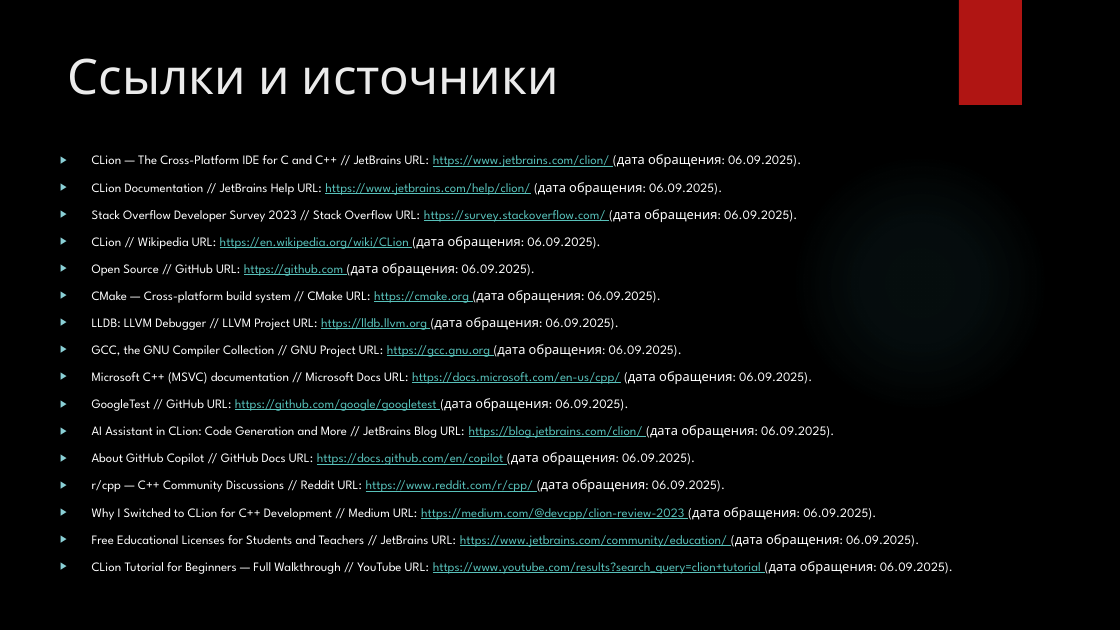
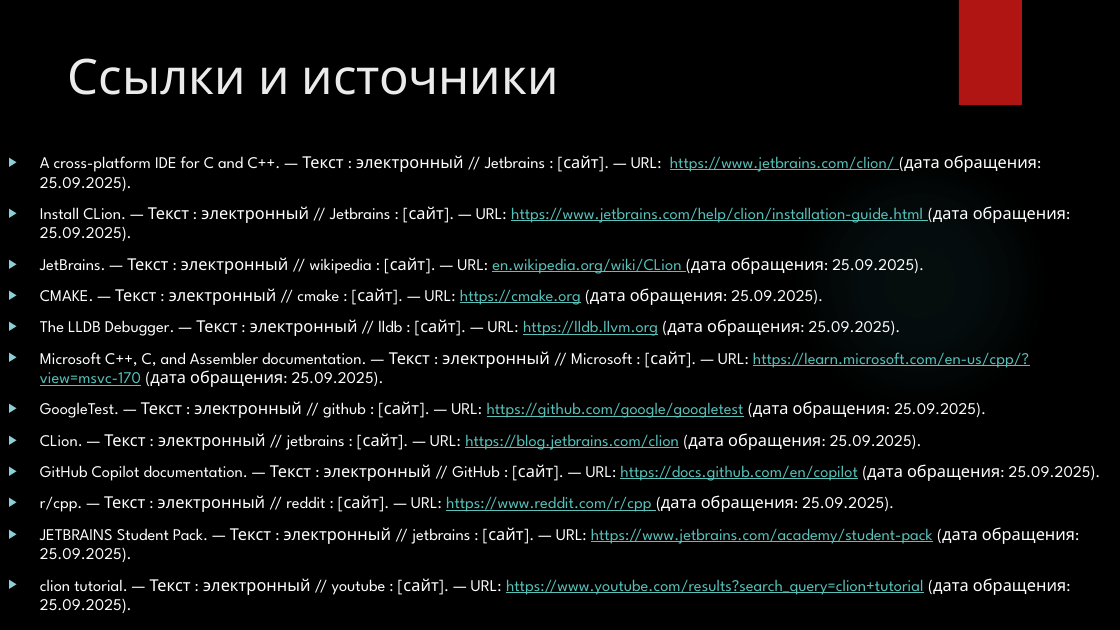
Before and after one commit to huksleva/practice-2, a slide deck: slide 13 of ИСР 1/ИСР 1.pptx. Drawn at 1120x630 pixels with LibreOffice and Linux fonts; fonts in the diff are those of the drawing; background and template pictures are left out. Boxes give left, top, right and bottom in pixels: in the first picture for what was removed or moved away, otherwise in the second. Text is boxed around its words. In the diff, an @@ line names an element or a change of style, - is before the commit and + after.

```diff
--- a/ИСР 1/ИСР 1.pptx
+++ b/ИСР 1/ИСР 1.pptx
@@ text at box(40, 155, 1101, 613): text changed; size 11 to 14 pt @@
-▶ CLion — The Cross-Platform IDE for C and C++ // JetBrains URL: https://www.jetbrains.com/clion/ (дата обращения: 06.09.2025).
-▶ CLion Documentation // JetBrains Help URL: https://www.jetbrains.com/help/clion/ (дата обращения: 06.09.2025).
-▶ Stack Overflow Developer Survey 2023 // Stack Overflow URL: https://survey.stackoverflow.com/ (дата обращения: 06.09.2025).
-▶ CLion // Wikipedia URL: https://en.wikipedia.org/wiki/CLion (дата обращения: 06.09.2025).
-▶ Open Source // GitHub URL: https://github.com (дата обращения: 06.09.2025).
-▶ CMake — Cross-platform build system // CMake URL: https://cmake.org (дата обращения: 06.09.2025).
-▶ LLDB: LLVM Debugger // LLVM Project URL: https://lldb.llvm.org (дата обращения: 06.09.2025).
-▶ GCC, the GNU Compiler Collection // GNU Project URL: https://gcc.gnu.org (дата обращения: 06.09.2025).
-▶ Microsoft C++ (MSVC) documentation // Microsoft Docs URL: https://docs.microsoft.com/en-us/cpp/ (дата обращения: 06.09.2025).
-▶ GoogleTest // GitHub URL: https://github.com/google/googletest (дата обращения: 06.09.2025).
-▶ AI Assistant in CLion: Code Generation and More // JetBrains Blog URL: https://blog.jetbrains.com/clion/ (дата обращения: 06.09.2025).
-▶ About GitHub Copilot // GitHub Docs URL: https://docs.github.com/en/copilot (дата обращения: 06.09.2025).
-▶ r/cpp — C++ Community Discussions // Reddit URL: https://www.reddit.com/r/cpp/ (дата обращения: 06.09.2025).
-▶ Why I Switched to CLion for C++ Development // Medium URL: https://medium.com/@devcpp/clion-review-2023 (дата обращения: 06.09.2025).
-▶ Free Educational Licenses for Students and Teachers // JetBrains URL: https://www.jetbrains.com/community/education/ (дата обращения: 06.09.2025).
-▶ CLion Tutorial for Beginners — Full Walkthrough // YouTube URL: https://www.youtube.com/results?search_query=clion+tutorial (дата обращения: 06.09.2025).
+▶ A cross-platform IDE for C and C++. — Текст : электронный // Jetbrains : [сайт]. — URL: https://www.jetbrains.com/clion/ (дата обращения: 25.09.2025).
+▶ Install CLion. — Текст : электронный // Jetbrains : [сайт]. — URL: https://www.jetbrains.com/help/clion/installation-guide.html (дата обращения: 25.09.2025).
+▶ JetBrains. — Текст : электронный // wikipedia : [сайт]. — URL: en.wikipedia.org/wiki/CLion (дата обращения: 25.09.2025).
+▶ CMAKE. — Текст : электронный // cmake : [сайт]. — URL: https://cmake.org (дата обращения: 25.09.2025).
+▶ The LLDB Debugger. — Текст : электронный // lldb : [сайт]. — URL: https://lldb.llvm.org (дата обращения: 25.09.2025).
+▶ Microsoft C++, C, and Assembler documentation. — Текст : электронный // Microsoft : [сайт]. — URL: https://learn.microsoft.com/en-us/cpp/?view=msvc-170 (дата обращения: 25.09.2025).
+▶ GoogleTest. — Текст : электронный // github : [сайт]. — URL: https://github.com/google/googletest (дата обращения: 25.09.2025).
+▶ CLion. — Текст : электронный // jetbrains : [сайт]. — URL: https://blog.jetbrains.com/clion (дата обращения: 25.09.2025).
+▶ GitHub Copilot documentation. — Текст : электронный // GitHub : [сайт]. — URL: https://docs.github.com/en/copilot (дата обращения: 25.09.2025).
+▶ r/cpp. — Текст : электронный // reddit : [сайт]. — URL: https://www.reddit.com/r/cpp (дата обращения: 25.09.2025).
+▶ JETBRAINS Student Pack. — Текст : электронный // jetbrains : [сайт]. — URL: https://www.jetbrains.com/academy/student-pack (дата обращения: 25.09.2025).
+▶ clion tutorial. — Текст : электронный // youtube : [сайт]. — URL: https://www.youtube.com/results?search_query=clion+tutorial (дата обращения: 25.09.2025).
```
Also in this commit, not shown: 2 other slides changed, 8 other files.
